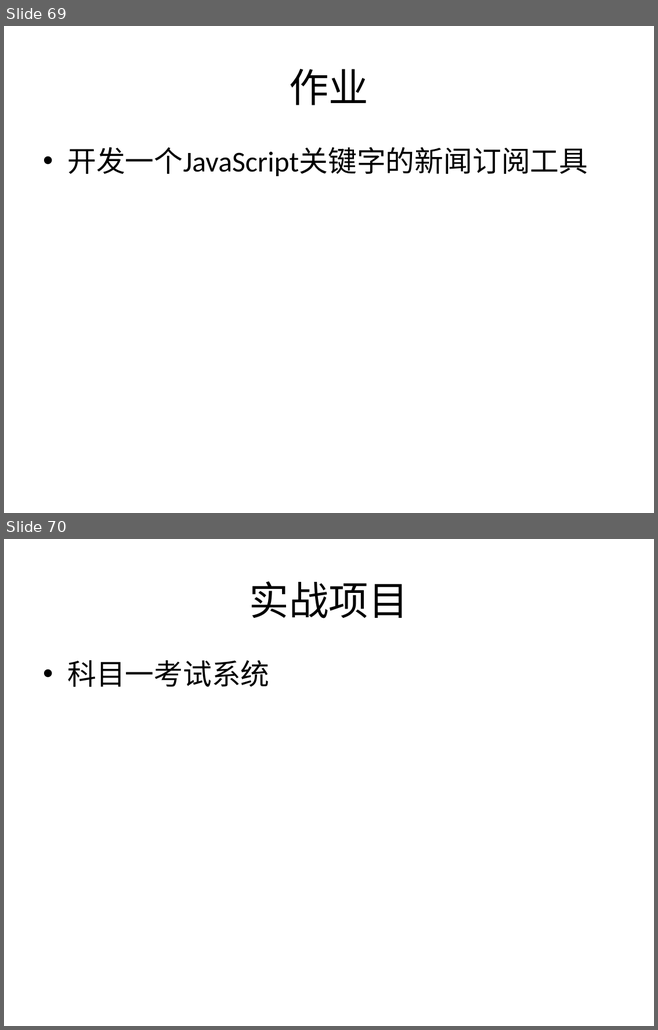
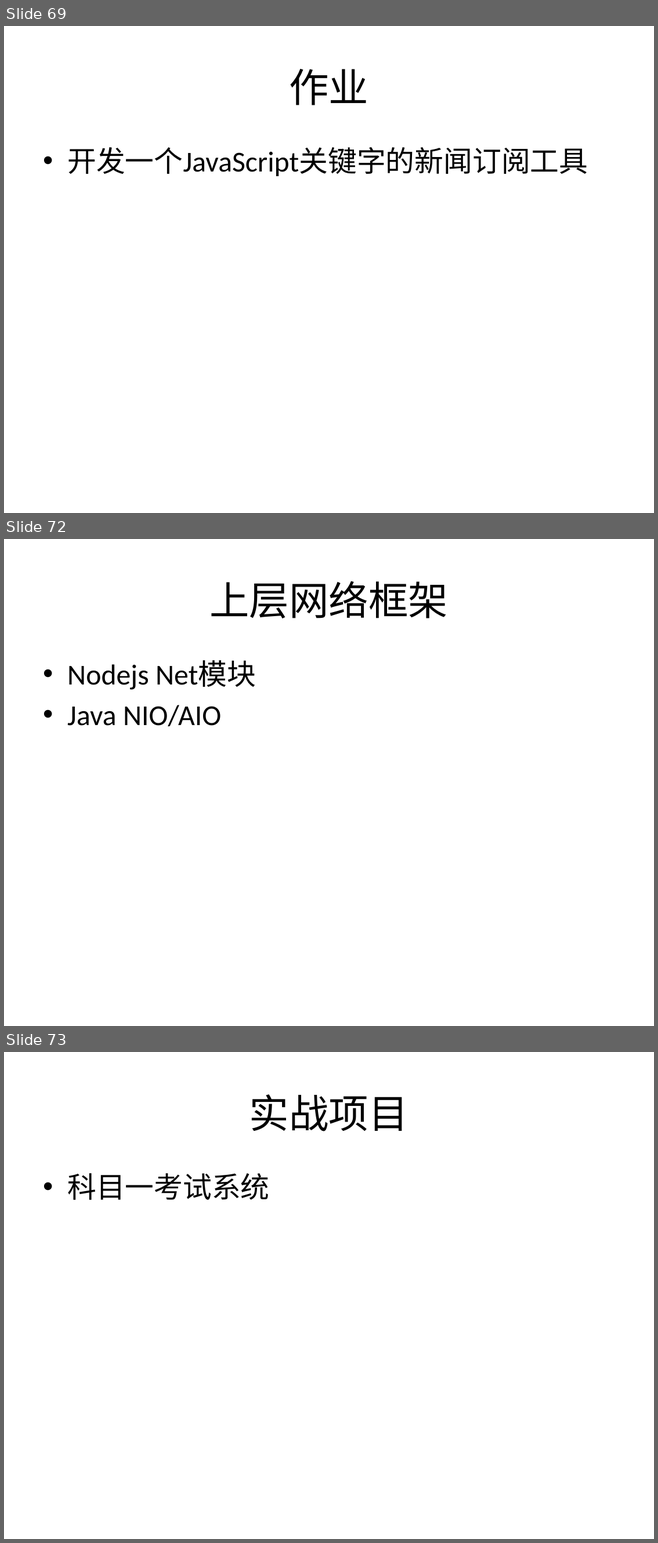
Before and after one commit to plter/HTML5Course20160612, a slide deck: Web前端教学记录.pptx. Shown one above the other, each under a label of ours: slides 69 and 70 before the commit, slides 69, 72 and 73 after it; the slides between them are not shown. The pictures are 658x1030 and 658x1543 pixels, drawn with LibreOffice and Linux fonts; fonts in the diff are those of the drawing. Boxes give left, top, right and bottom in pixels: in the first picture for what was removed or moved away, otherwise in the second. Text is boxed around its words. In the diff, an @@ line names an element or a change of style, - is before the commit and + after.

```diff
--- a/Web前端教学记录.pptx
+++ b/Web前端教学记录.pptx
@@ slide 72 added at bbox=[4, 539, 654, 1026], background #FFFFFF @@
@@ title added at bbox=[209, 581, 448, 618], 44 pt, text #000000 @@
+上层网络框架
@@ text added at bbox=[67, 661, 256, 726], 32 pt, text #000000 @@
+• Nodejs Net模块
+• Java NIO/AIO
@@ what was slide 70 is now slide 73 @@
```
Also in this commit, not shown: 2 other slides added, 6 other files.
